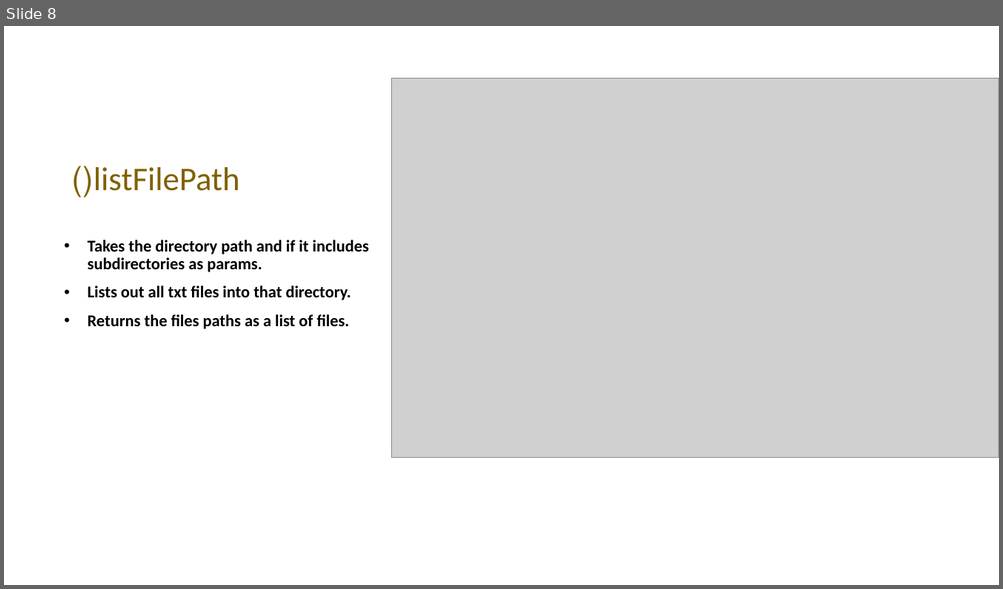
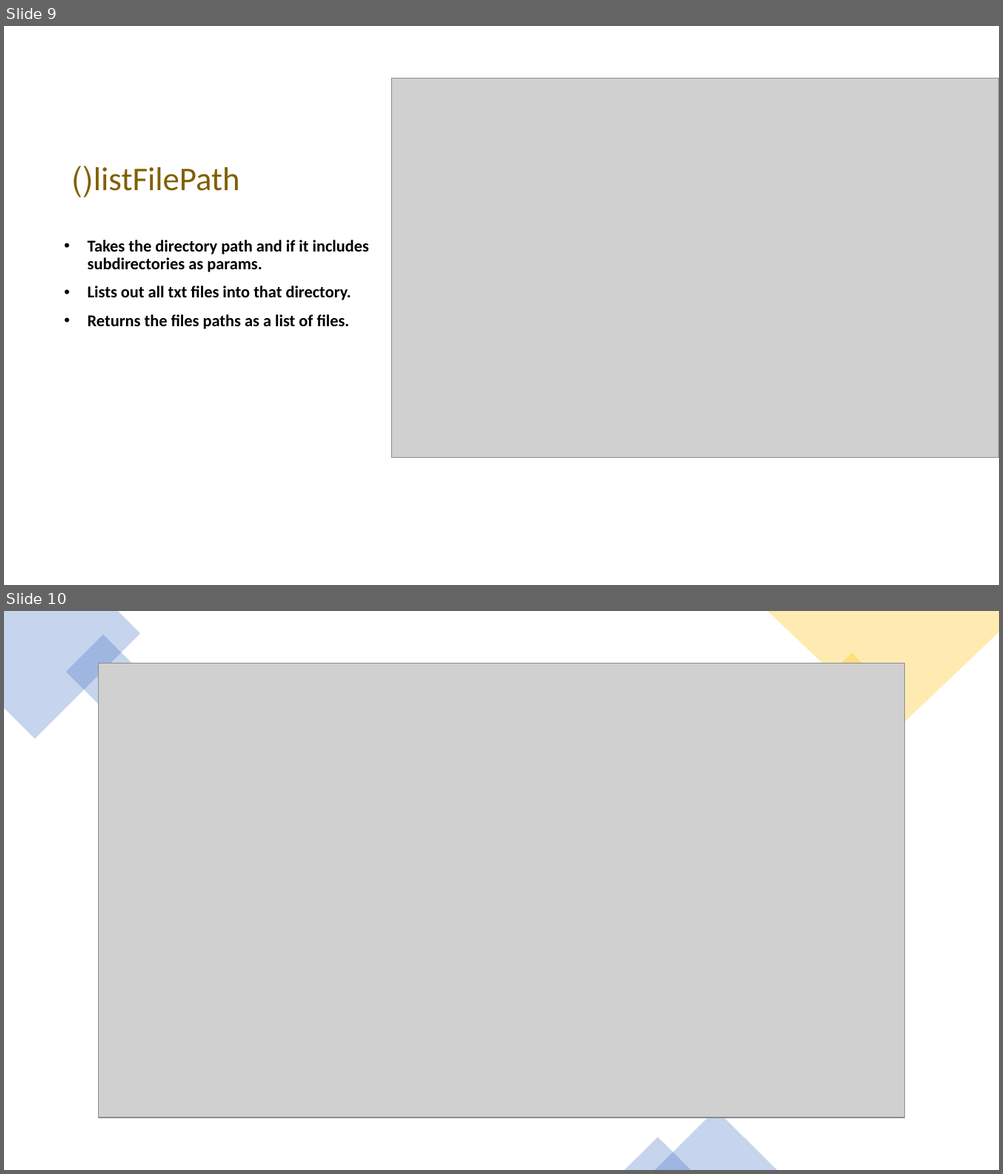
Before and after one commit to bassammmmm/files-analyser, a slide deck: Word Statistic Documentation.pptx. Shown one above the other, each under a label of ours: slide 8 before the commit, slides 9 and 10 after it. The pictures are 1003x589 and 1003x1174 pixels, drawn with LibreOffice and Linux fonts; fonts in the diff are those of the drawing; grey boxes stand for pictures. Boxes give left, top, right and bottom in pixels: in the first picture for what was removed or moved away, otherwise in the second. Text is boxed around its words. In the diff, an @@ line names an element or a change of style, - is before the commit and + after.

```diff
--- a/Word Statistic Documentation.pptx
+++ b/Word Statistic Documentation.pptx
@@ slide 10 added at (x1=4, y1=611, x2=999, y2=1170), background #FFFFFF @@
@@ freeform shape added at (x1=4, y1=611, x2=141, y2=739), fill #4472C4 at 30% opacity @@
@@ freeform shape added at (x1=767, y1=611, x2=999, y2=732), fill #FFC000 at 30% opacity @@
@@ rectangle added at (x1=66, y1=635, x2=141, y2=709), fill #4472C4 at 30% opacity @@
@@ rectangle added at (x1=811, y1=653, x2=891, y2=732), fill #FFC000 at 30% opacity @@
@@ picture added at (x1=98, y1=664, x2=904, y2=1118) @@
@@ triangle added at (x1=654, y1=1111, x2=777, y2=1170), fill #4472C4 at 30% opacity @@
@@ triangle added at (x1=625, y1=1138, x2=691, y2=1170), fill #4472C4 at 30% opacity @@
@@ what was slide 8 is now slide 9 @@
```
Also in this commit, not shown: 2 slides changed.
